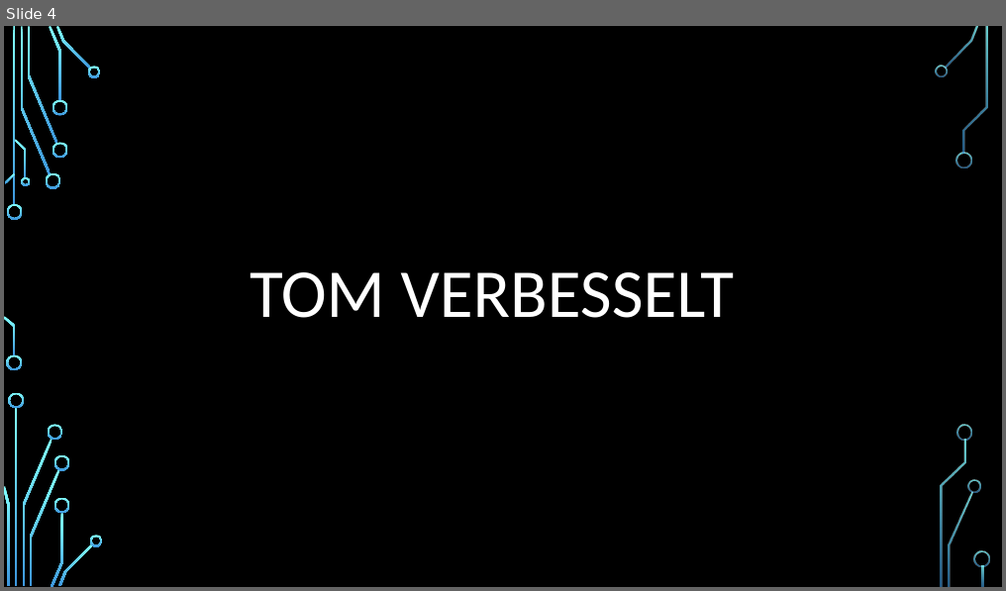
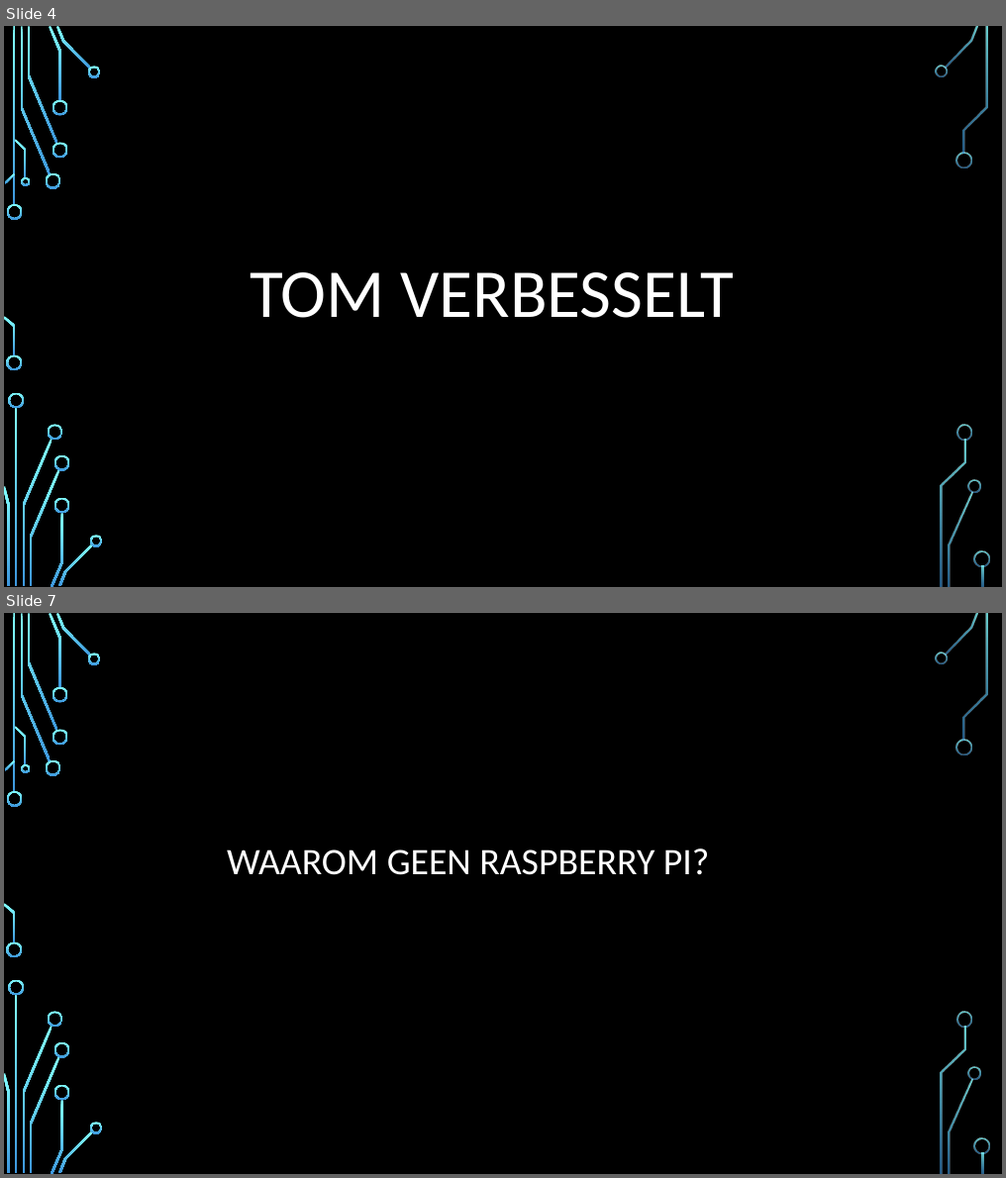
Before and after one commit to tverbesselt/workshop-Electronics-and-arduino, a slide deck: presentaties/Workshop electronics & arduino.pptx. Shown one above the other, each under a label of ours: slide 4 before the commit, slides 4 and 7 after it; the slides between them are not shown. The pictures are 1006x591 and 1006x1178 pixels, drawn with LibreOffice and Linux fonts; fonts in the diff are those of the drawing; background and template pictures are left out. Boxes give left, top, right and bottom in pixels: in the first picture for what was removed or moved away, otherwise in the second. Text is boxed around its words. In the diff, an @@ line names an element or a change of style, - is before the commit and + after.

```diff
--- a/presentaties/Workshop electronics & arduino.pptx
+++ b/presentaties/Workshop electronics & arduino.pptx
@@ slide 7 added at [4,613,1002,1174], background picture (left out); not listed: 36 template elements that a slide beside it also shows @@
@@ title added at [227,849,709,875], 36 pt, text #FFFFFF @@
+WAAROM GEEN RASPBERRY PI?
```
Also in this commit, not shown: 1 slide changed, 4 other slides added, 2 slides removed.
